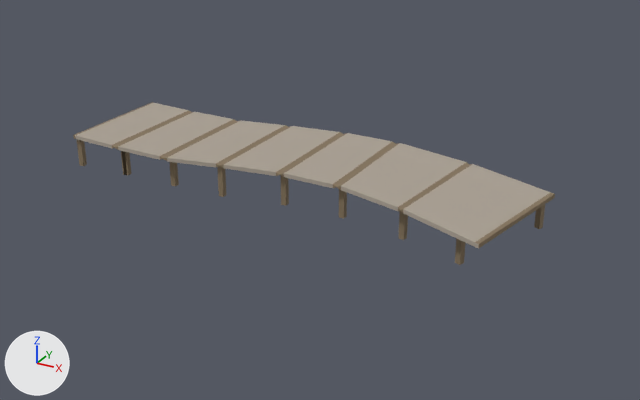
Before and after pictures for a commit that changed the OBJ model Assets/Models/Buildings/dock1.obj.
The view is the same before and after, from a 50 mm lens placed at (79.3, -123.1, 60.6), pointed at (12.4, -1.3, -0.3). Every picture has the same lights, and +X, +Y and +Z are marked at lower left. Where no turn or scale is listed for an object, it has been applied to the vertices. Vertices at the same position are counted once.

Objects in the first picture: 'dock1'.
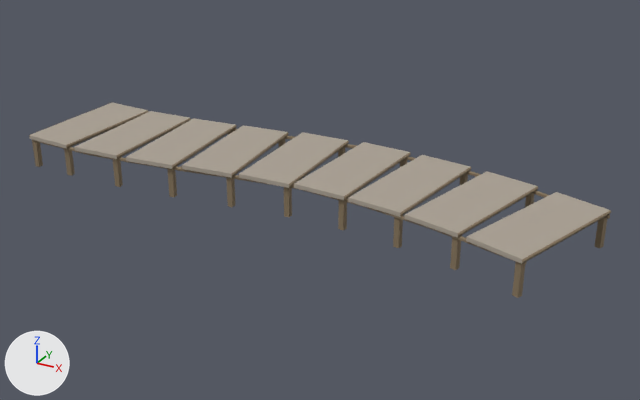
Changed parts and their boxes [x1, y1, x2, y2] in the pictures (640 x 400 px; the box of a moved part takes in the faces that stretch with it):
'dock1', reshaped (21% wider, 20% taller): before [73, 102, 555, 265]; after [29, 102, 611, 298]
part 1 of me_dock1, moved or reshaped: before [534, 205, 545, 229]; after [595, 217, 607, 248]
part 2 of me_dock1, moved or reshaped: before [455, 238, 465, 265]; after [512, 262, 525, 298]
part 3 of me_dock1, moved or reshaped: before [399, 211, 408, 240]; after [450, 235, 462, 270]
part 4 of me_dock1, moved or reshaped (not visible before): after [525, 193, 534, 207]
part 5 of me_dock1, moved or reshaped (not visible before): after [459, 173, 468, 186]
part 6 of me_dock1, moved or reshaped: before [339, 189, 347, 219]; after [393, 217, 403, 248]
part 7 of me_dock1, moved or reshaped: before [281, 176, 289, 206]; after [338, 200, 347, 230]
part 8 of me_dock1, moved or reshaped (not visible before): after [338, 147, 345, 157]
part 9 of me_dock1, moved or reshaped: before [217, 166, 226, 197]; after [284, 187, 292, 217]
part 10 of me_dock1, moved or reshaped: before [169, 162, 179, 187]; after [226, 177, 235, 207]
part 11 of me_dock1, moved or reshaped: before [122, 151, 131, 175]; after [167, 168, 177, 197]
part 12 of me_dock1, moved or reshaped: before [121, 151, 124, 174]; after [112, 158, 123, 187]
part 13 of me_dock1, moved or reshaped (not visible afterwards): before [77, 140, 87, 166]
part 14 of me_dock1, added: after [64, 149, 75, 176]
part 15 of me_dock1, added: after [32, 141, 43, 167]
part 16 of me_dock1, rebuilt: before [73, 102, 555, 249]; after [232, 129, 610, 219]
part 17 of me_dock1, added: after [29, 102, 611, 265]

The change, as a list of edits to the scene's bpy script:
```text
Change me_dock1:
    used by ob_dock1; location = (0.0, 0.0, 0.0)
    remove me_dock1.from_pydata(...)  # 224 vertices, 188 faces; spans x -34.5..50.2, y -16.9..15.3, z 0.0..6.2
    add me_dock1.from_pydata(...)  # 382 vertices, 349 faces; spans x -41.6..59.3, y -18.4..12.4, z 0.0..6.3
    me_dock1 part 1: the loose piece of 8 vertices spanning x 47.7..48.9, y 4.8..6.0, z 0.0..5.8 is moved by (10.0, -2.2, 0.0)
    me_dock1 part 2: the loose piece of 8 vertices spanning x 41.0..42.2, y -12.7..-11.5, z 0.0..5.8 is moved by (10.3, -5.3, 0.0)
    me_dock1 part 3: the loose piece of 8 vertices spanning x 30.4..31.5, y -9.1..-8.0, z 0.0..5.8 is moved by (10.6, -5.4, 0.0)
    me_dock1 part 4: the loose piece of 8 vertices spanning x 33.3..34.3, y 9.4..10.4, z 0.0..5.8 is moved by (12.3, -3.4, 0.0)
    me_dock1 part 5: the loose piece of 8 vertices spanning x 18.5..19.5, y 12.8..13.8, z 0.0..5.8 is moved by (15.0, -3.9, 0.0)
    me_dock1 part 6: the loose piece of 8 vertices spanning x 18.7..19.7, y -6.6..-5.6, z 0.0..5.8 is moved by (12.2, -5.5, 0.0)
    me_dock1 part 7: the loose piece of 8 vertices spanning x 7.9..8.8, y -6.7..-5.8, z 0.0..5.8 is moved by (12.9, -3.8, 0.0)
    me_dock1 part 8: the loose piece of 8 vertices spanning x -3.4..-2.5, y 10.0..10.9, z 0.0..5.8 is moved by (13.1, 0.5, 0.0)
    me_dock1 part 9: the loose piece of 8 vertices spanning x -3.4..-2.5, y -8.7..-7.8, z 0.0..5.8 is moved by (14.1, -1.8, 0.0)
    me_dock1 part 10: the loose piece of 8 vertices spanning x -13.4..-12.5, y -8.9..-8.0, z 0.0..5.8 is moved by (13.8, -2.6, 0.0)
    me_dock1 part 11: the loose piece of 8 vertices spanning x -24.1..-23.2, y -8.9..-8.0, z 0.0..5.8 is moved by (13.4, -4.0, 0.0)
    me_dock1 part 12: the loose piece of 8 vertices spanning x -24.3..-23.4, y -8.9..-8.0, z 0.0..5.8 is moved by (2.4, -4.9, 0.0)
    me_dock1 part 13: the loose piece of 8 vertices spanning x -34.4..-33.5, y -9.3..-8.4, z 0.0..5.8 is moved by (1.3, 16.3, 0.0)
    me_dock1 part 14: the loose piece of 8 vertices spanning x -34.4..-33.5, y -9.3..-8.4, z 0.0..5.8 is copied, and the copy is moved by (1.3, -4.6, 0.0); it spans x -33.2..-32.1, y -14.0..-12.9, z 0.0..5.8
    me_dock1 part 15: the loose piece of 8 vertices spanning x -34.4..-33.5, y -9.3..-8.4, z 0.0..5.8 is copied, and the copy is moved by (-6.9, -4.2, 0.0); it spans x -41.3..-40.4, y -13.6..-12.6, z 0.0..5.8
    me_dock1 part 16: the loose piece of 88 vertices spanning x -34.5..50.2, y -16.9..15.3, z 5.5..6.2 is rebuilt with 56 vertices and now spans x -41.3..59.2, y 2.5..11.7, z 4.9..5.7, in mat_lambert3sg (brown #86765d)
    me_dock1 part 17: 166 vertices added at x -41.6..59.3, y -18.4..12.4, z 4.9..6.3
```
